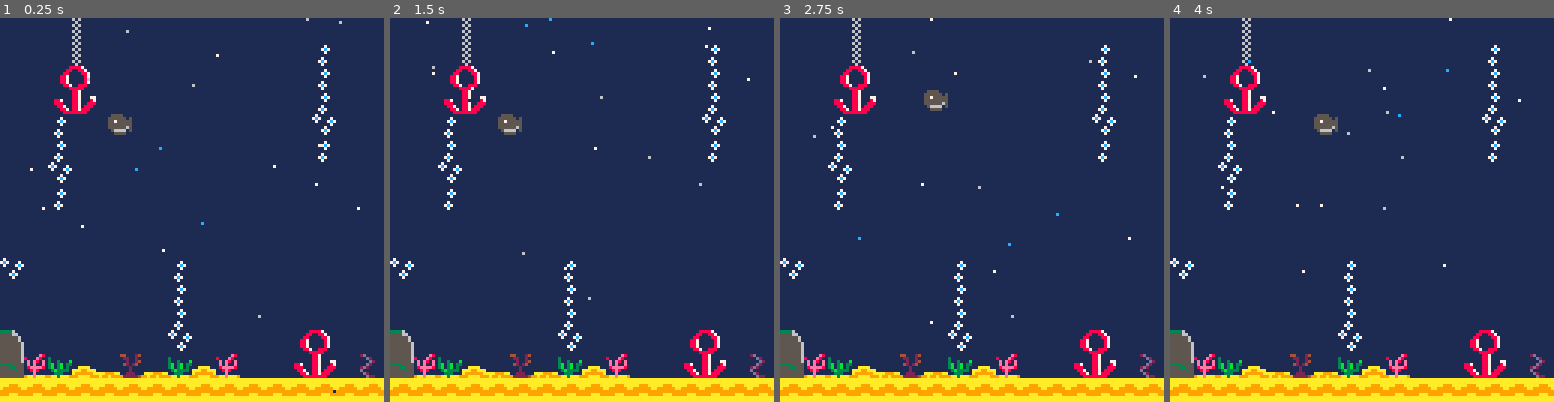
Above: before the commit, frames 1-4 (left to right).
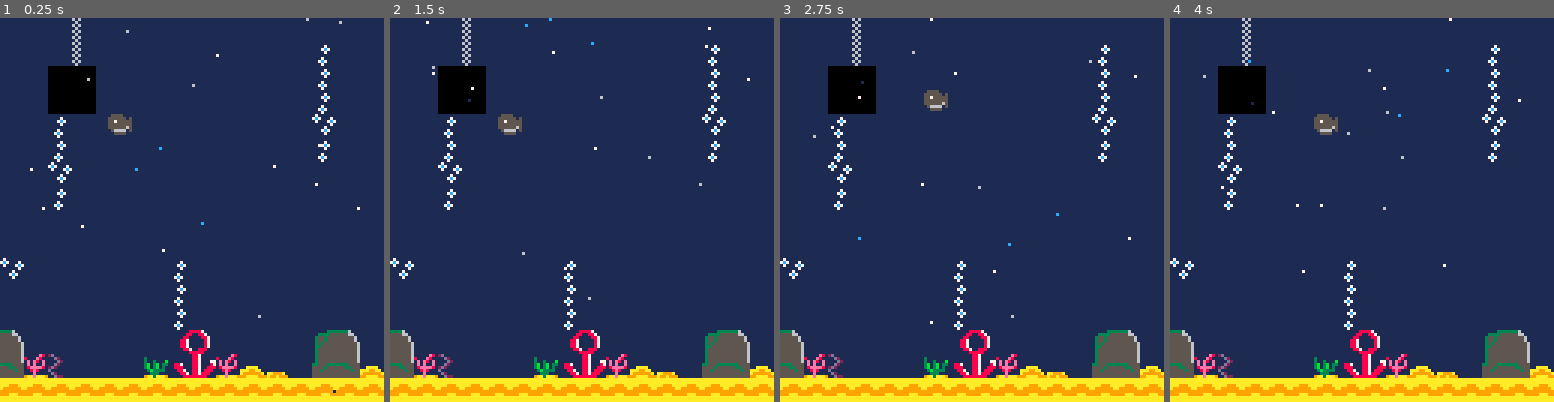
Above: after the commit, the same moments.

Repository: Adrilabelle/projet-collectif-pico-8-mobyEdit-Adri
Game: PICO-8 cartridge moby let play.p8
Same seed, same stepped clock (60 frames per second), same inputs: the game is played once before the commit and once after it.
Inputs:
- Up to frame 1 (0.25 s): no input
- Up to frame 2 (1.5 s): tap X (X key) at 0.33, 1.07 s
- Up to frame 3 (2.75 s): hold Right 1.6-2.1 s; tap X (X key) at 1.85 s; hold Up 2.15-2.42 s; hold Right from 2.47 s (still down)
- Up to frame 4 (4 s): tap X (X key) at 2.97 s; release Right at 3.03 s; hold Left 3.08-3.58 s; hold Down 3.63-3.97 s

The runs differ from the first frame. In frame 1, 5.4% of the frame differs, in the area x 12-100%, y 12-94%; in frame 2, 5.4%; in frame 3, 5.4%; in frame 4, 5.4%.

Commit message:
modification déco de la map

Diff:
--- a/moby let play.p8
+++ b/moby let play.p8
@@ -154,8 +154,16 @@
 
 
 
+…(8 lines of a section not shown)…
 __gff__
-0000000000000000000100000101010000000000000000000000010101010100000000000000000000000101000000000000000000000000000000000000000000000000000000000000000000000000000000000000000000000000000000000000000000000000000000000000000000000000000000000000000000000000
+0000000000000000000101000101010000000000000000000001010101010100000000000000000000000101010000000000000000000000000000010100000000000000000000000000000000000000000000000000000000000000000000000000000000000000000000000000000000000000000000000000000000000000
 0000000000000000000000000000000000000000000000000000000000000000000000000000000000000000000000000000000000000000000000000000000000000000000000000000000000000000000000000000000000000000000000000000000000000000000000000000000000000000000000000000000000000000
 __map__
 0f0f0f0c0f0f0f0f0f0f0f0f0f0f0f0f0f0f0f0c0f0f0f0f0f230f0f0f0f0f0f000000000000000000000000000000000000000000000000000000000000000000000000000000000000000000000000000000000000000000000000000000000000000000000000000000000000000000000000000000000000000000000000
@@ -171,9 +179,9 @@
 230f0f0f0f0f0f130f0f0f0f0f0f0f0f0f0f0f0f230f0f0f0f0f0f0f0f0f0f0f000000000000000000000000000000000000000000000000000000000000000000000000000000000000000000000000000000000000000000000000000000000000000000000000000000000000000000000000000000000000000000000000
 0f0f0f0f0f0f0f130f0f0f0f0f0f0f0f0f0f0f0f130f0f0f0f0f0f0f0f0f0f0f000000000000000000000000000000000000000000000000000000000000000000000000000000000000000000000000000000000000000000000000000000000000000000000000000000000000000000000000000000000000000000000000
 0f0f0f0f0f0f0f130f0f0f0f0f0f0f0f0f0f0f0f0f0f0f0f0f0f0f0f0f0f0f0f000000000000000000000000000000000000000000000000000000000000000000000000000000000000000000000000000000000000000000000000000000000000000000000000000000000000000000000000000000000000000000000000
-1b0f0f0f0f0f0f230f0f0f0f0d0e0f0f0f0f0f1a1b0f0f0f0f0f1a1b0f0f0f1a000000000000000000000000000000000000000000000000000000000000000000000000000000000000000000000000000000000000000000000000000000000000000000000000000000000000000000000000000000000000000000000000
-2b030719180b180719030f0f1d1e0f050b0f0f2a2b0f0f0f070b2a2b0f0f032a000000000000000000000000000000000000000000000000000000000000000000000000000000000000000000000000000000000000000000000000000000000000000000000000000000000000000000000000000000000000000000000000
-2828282828282828282828282828282828282828282828282828282828282828000000000000000000000000000000000000000000000000000000000000000000000000000000000000000000000000000000000000000000000000000000000000000000000000000000000000000000000000000000000000000000000000
+0a0f0f0f0f0f0f2b2c0f0f0f0f090a0f0f0f0f0f2b2c0f0f0f090a0f0f0f0f09000000000000000000000000000000000000000000000000000000000000000000000000000000000000000000000000000000000000000000000000000000000000000000000000000000000000000000000000000000000000000000000000
+1a03070f0f0f063b3c0305040f191a05060f0f083b3c030f07191a0f060f0319000000000000000000000000000000000000000000000000000000000000000000000000000000000000000000000000000000000000000000000000000000000000000000000000000000000000000000000000000000000000000000000000
+1414141414141414141414141414141414141414141414141414141414141414000000000000000000000000000000000000000000000000000000000000000000000000000000000000000000000000000000000000000000000000000000000000000000000000000000000000000000000000000000000000000000000000
 2e2e2e2e2e2e2e2e2e2e2e2e2e2e2e2e2e2e2e2e2e2e2e2e2e2e2e2e2e2e2e2e000000000000000000000000000000000000000000000000000000000000000000000000000000000000000000000000000000000000000000000000000000000000000000000000000000000000000000000000000000000000000000000000
 
 
Not shown, changed: 32 lines of the sprite sheet (__gfx__) section of moby let play.p8
